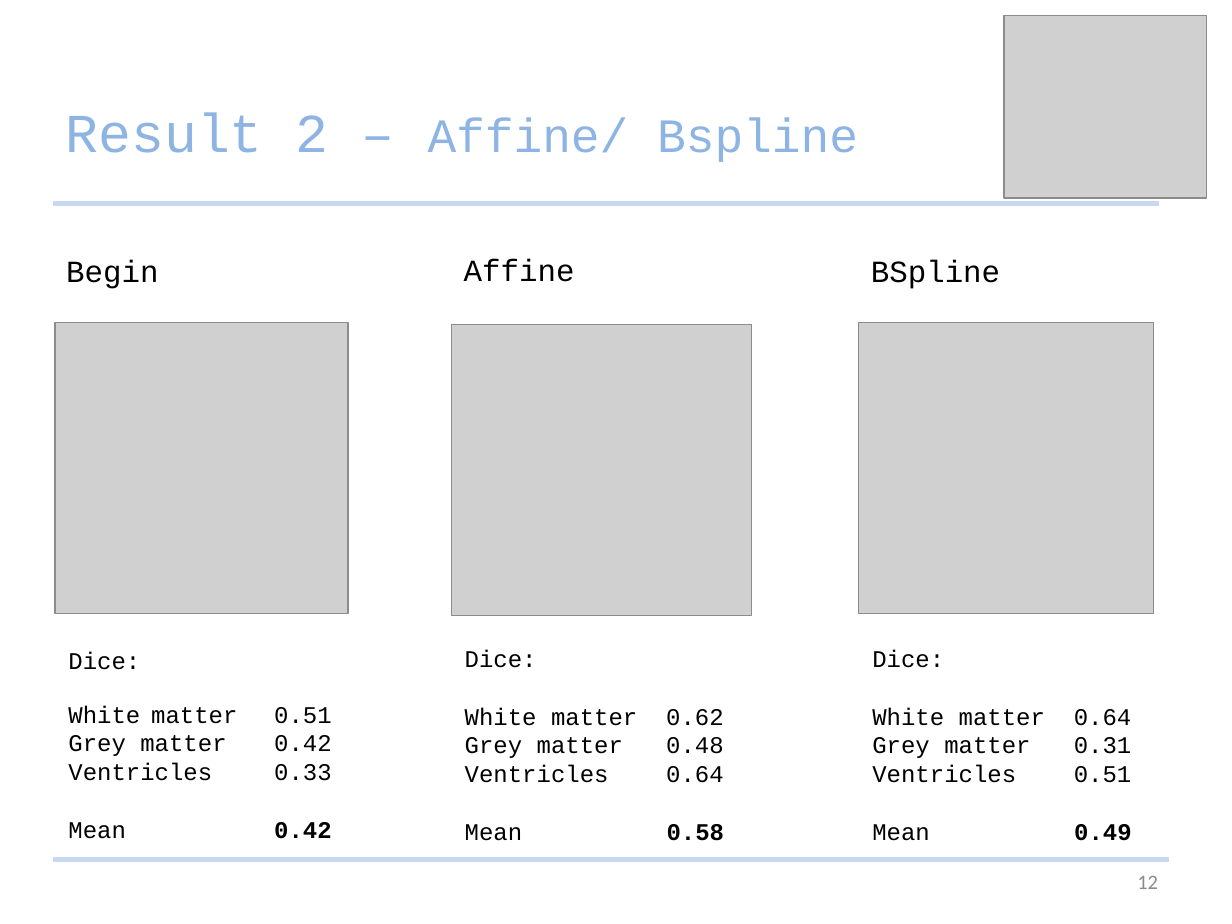
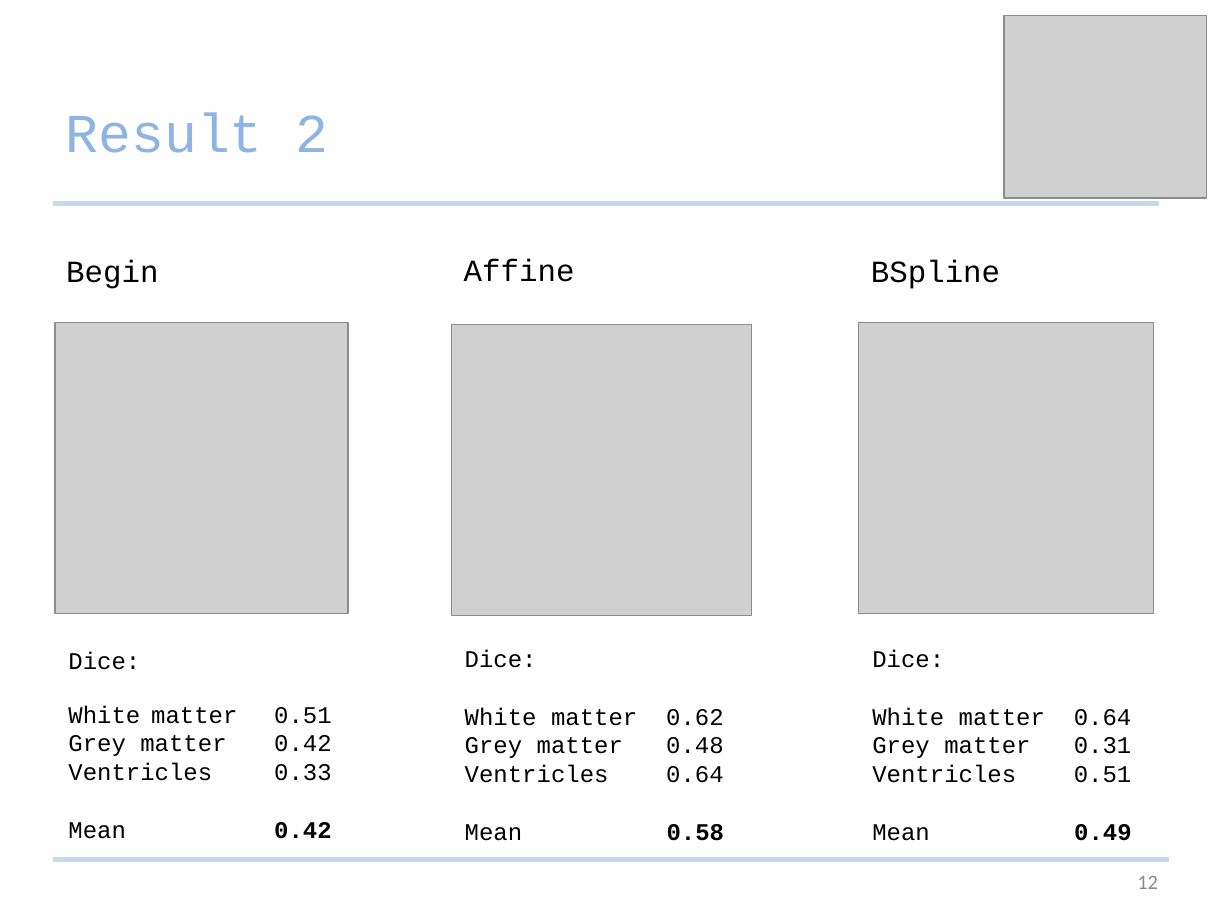
Before and after one commit to Studijacob/MIALab, a slide deck: slide 12 of wd/Documentation/MIALab presentation.pptx. Drawn at 1232x924 pixels with LibreOffice and Linux fonts; fonts in the diff are those of the drawing; grey boxes stand for pictures. Boxes give left, top, right and bottom in pixels: in the first picture for what was removed or moved away, otherwise in the second. Text is boxed around its words. In the diff, an @@ line names an element or a change of style, - is before the commit and + after.

```diff
--- a/wd/Documentation/MIALab presentation.pptx
+++ b/wd/Documentation/MIALab presentation.pptx
@@ title at bbox=[66, 113, 329, 153]: text changed; size 28 to 32 pt @@
-Result 2 – Affine/ Bspline
+Result 2
```
Also in this commit, not shown: 10 other slides changed, 5 slides added, 2 slides removed.
